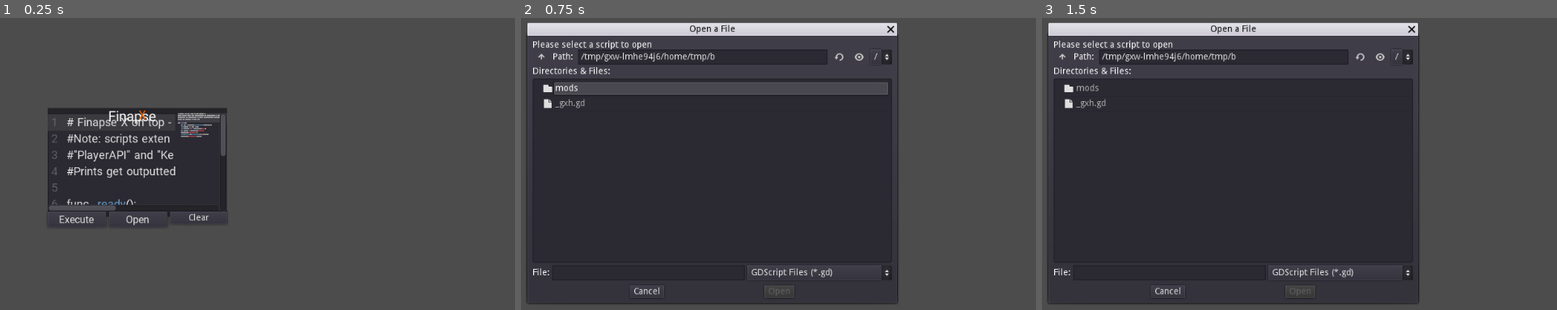
Above: before the commit, frames 1-3 (left to right).
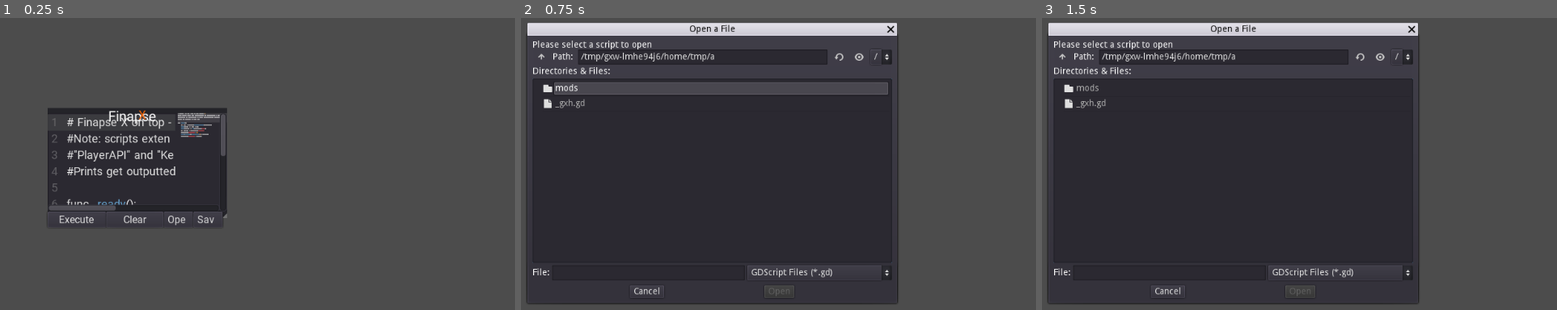
Above: after the commit, the same moments.

Repository: geringverdien/TeamFishnet
Game: Godot game, scene res://mods/eli.FinapseX/scenes/executor.tscn
Same seed, same stepped clock (60 frames per second), same inputs: the game is played once before the commit and once after it. The project has no main scene, so this scene is started directly.
Inputs (mouse positions are in pixels of both pictures, inside the frame that each line leads up to):
- Up to frame 1 (0.25 s): no input
- Up to frame 2 (0.75 s): click "Open" at 0.5 s
- Up to frame 3 (1.5 s): click (1248, 219) at 1.25 s, where only the run after the commit has a clickable "Save"

The runs differ from the first frame. In frame 1, 0.3% of the frame differs, in the area x 20-45%, y 66-72%; in frame 2, less than 0.1%; in frame 3, less than 0.1%.

Commit message:
Add files via upload

Diff:
--- a/Finapse X/Project/mods/eli.FinapseX/main.gd
+++ b/Finapse X/Project/mods/eli.FinapseX/main.gd
@@ -42,9 +42,6 @@
 
 """
 
-var readyFuncOverride = """func _ready():
-	while _finapseScript == null:
-		yield(get_tree(), "idle_frame")"""
 
 func _ready():
 	ui.visible = isOpen
@@ -99,8 +96,7 @@
 	storedInputEvents.clear()
 
 	for action in InputMap.get_actions():
-		if action == "toggle_finapse":
-			continue
+		if action == "toggle_finapse": continue
 		var events = InputMap.get_action_list(action)
 		storedInputEvents[action] = []
 
@@ -140,8 +136,7 @@
 
 func onClickExecute():
 	var text = textEdit.text
-	var overriddenText = text.replace("func _ready():", readyFuncOverride)
-	overriddenText = overriddenText.replace("print", "customPrnt")
+	var overriddenText = text.replace("print", "customPrnt")
 
 	loadstring(overriddenText)
 
@@ -152,7 +147,7 @@
 	var keywords = [
 		"extends", "func", "var", "if", "else", "while", "for", "in", "return", "class_name",
 		"const", "enum", "break", "continue", "pass", "match", "yield",
-		"tool", "signal", "export", "static"
+		"tool", "signal", "export", "static", "true", "false"
 	]
 	for keyword in keywords:
 		text_edit.add_keyword_color(keyword, KEYWORD_COLOR)
--- a/Finapse X/Project/mods/eli.FinapseX/scenes/executor.tscn
+++ b/Finapse X/Project/mods/eli.FinapseX/scenes/executor.tscn
@@ -1,8 +1,9 @@
-[gd_scene load_steps=8 format=2]
+[gd_scene load_steps=11 format=2]
 
 [ext_resource path="res://mods/eli.FinapseX/fonts/Roboto-Regular.ttf" type="DynamicFontData" id=1]
 [ext_resource path="res://mods/eli.FinapseX/scenes/draggable.gd" type="Script" id=2]
-[ext_resource path="res://mods/eli.FinapseX/scenes/Open.gd" type="Script" id=3]
+[ext_resource path="res://mods/eli.FinapseX/scenes/file buttons.gd" type="Script" id=3]
+[ext_resource path="res://mods/eli.FinapseX/scenes/resize.gd" type="Script" id=4]
 
 [sub_resource type="DynamicFont" id=1]
 size = 18
@@ -19,6 +20,15 @@
 
 [sub_resource type="DynamicFont" id=4]
 font_data = ExtResource( 1 )
+
+[sub_resource type="DynamicFont" id=5]
+font_data = ExtResource( 1 )
+
+[sub_resource type="StyleBoxFlat" id=6]
+bg_color = Color( 0.447059, 0.447059, 0.447059, 1 )
+corner_radius_top_left = 1000
+corner_detail = 1
+anti_aliasing = false
 
 [node name="CanvasLayer" type="CanvasLayer"]
 layer = 128
@@ -73,6 +83,7 @@
 text = "Finapse   "
 align = 1
 valign = 1
+clip_text = true
 __meta__ = {
 "_edit_use_anchors_": true
 }
@@ -85,48 +96,84 @@
 custom_fonts/font = SubResource( 3 )
 text = "X"
 align = 1
+clip_text = true
 __meta__ = {
 "_edit_use_anchors_": true
 }
 
 [node name="Execute" type="Button" parent="Control/Panel"]
-anchor_top = 0.952527
-anchor_right = 0.326271
-anchor_bottom = 1.0
+anchor_left = 0.000847458
+anchor_top = 0.950996
+anchor_right = 0.327118
+anchor_bottom = 0.998469
 custom_fonts/font = SubResource( 4 )
+shortcut_in_tooltip = false
 text = "Execute"
+clip_text = true
 __meta__ = {
 "_edit_use_anchors_": true
 }
 
 [node name="Open" type="Button" parent="Control/Panel"]
-anchor_left = 0.339831
-anchor_top = 0.952527
-anchor_right = 0.666102
-anchor_bottom = 1.0
+anchor_left = 0.649153
+anchor_top = 0.950996
+anchor_right = 0.811865
+anchor_bottom = 0.998469
 custom_fonts/font = SubResource( 4 )
 text = "Open"
+clip_text = true
+__meta__ = {
+"_edit_use_anchors_": true
+}
+
+[node name="Save" type="Button" parent="Control/Panel"]
+anchor_left = 0.81356
+anchor_top = 0.950996
+anchor_right = 0.976269
+anchor_bottom = 0.998469
+custom_fonts/font = SubResource( 4 )
+text = "Save"
+clip_text = true
 __meta__ = {
 "_edit_use_anchors_": true
 }
 
 [node name="Clear" type="Button" parent="Control/Panel"]
-anchor_left = 0.681356
-anchor_top = 0.952527
-anchor_right = 1.0
-anchor_bottom = 1.0
+anchor_left = 0.328814
+anchor_top = 0.950996
+anchor_right = 0.647458
+anchor_bottom = 0.998469
+custom_fonts/font = SubResource( 5 )
 text = "Clear"
+clip_text = true
 __meta__ = {
 "_edit_use_anchors_": true
 }
 
-[node name="FileDialog" type="FileDialog" parent="Control"]
+[node name="Resize" type="Panel" parent="Control/Panel"]
+anchor_left = 0.980508
+anchor_top = 0.964778
+anchor_right = 0.999153
+anchor_bottom = 0.996937
+margin_right = 1.0
+margin_bottom = 2.0
+custom_styles/panel = SubResource( 6 )
+script = ExtResource( 4 )
+__meta__ = {
+"_edit_use_anchors_": true
+}
+
+[node name="Control" type="Control" parent="Control/Panel"]
+margin_right = 40.0
+margin_bottom = 40.0
+
+[node name="OpenDialog" type="FileDialog" parent="Control"]
 anchor_left = 0.235938
 anchor_top = 0.244444
 anchor_right = 0.807292
 anchor_bottom = 0.952778
 popup_exclusive = true
-window_title = "Open"
+window_title = "Open a File"
 resizable = true
 dialog_text = "Please select a script to open"
 mode = 0
@@ -134,3 +181,16 @@
 __meta__ = {
 "_edit_use_anchors_": true
 }
+
+[node name="SaveDialog" type="FileDialog" parent="Control"]
+anchor_left = 0.235938
+anchor_top = 0.244444
+anchor_right = 0.807292
+anchor_bottom = 0.952778
+popup_exclusive = true
+resizable = true
+dialog_text = "Please select a script to save to"
+access = 2
+__meta__ = {
+"_edit_use_anchors_": true
+}
--- /dev/null
+++ b/Finapse X/Project/mods/eli.FinapseX/scenes/file buttons.gd
@@ -0,0 +1,45 @@
+extends Control
+
+onready var open_file_dialog = $OpenDialog
+onready var save_file_dialog = $SaveDialog
+onready var text_box = $Panel/TextEdit
+onready var open_button = $Panel/Open
+onready var save_button = $Panel/Save
+
+func _ready():
+	open_file_dialog.add_filter("*.gd ; GDScript Files")
+	save_file_dialog.add_filter("*.gd ; GDScript Files")
+
+	open_file_dialog.connect("file_selected", self, "_on_file_selected")
+	open_button.connect("pressed", self, "_on_open_file_button_pressed")
+
+	save_file_dialog.connect("file_selected", self, "_on_save_file_selected")
+	save_button.connect("pressed", self, "_on_save_file_button_pressed")
+
+func _on_open_file_button_pressed():
+	open_file_dialog.popup_centered()
+
+func _on_file_selected(path):
+	var file = File.new()
+	if file.file_exists(path):
+		if file.open(path, File.READ) == OK:
+			text_box.text = file.get_as_text()
+		else:
+			print("Failed to open file:", path)
+		file.close()
+	else:
+		print("File does not exist:", path)
+
+# Open the file dialog when the Save button is pressed
+func _on_save_file_button_pressed():
+	save_file_dialog.popup_centered()
+
+# Handle the file selection for saving
+func _on_save_file_selected(path):
+	var file = File.new()
+	if file.open(path, File.WRITE) == OK:
+		file.store_string(text_box.text)
+		file.close()
+		print("File saved successfully at:", path)
+	else:
+		print("Failed to save file at:", path)
--- /dev/null
+++ b/Finapse X/Project/mods/eli.FinapseX/scenes/resize.gd
@@ -0,0 +1,24 @@
+extends Panel
+
+var resizing = false
+var lastMousePos = Vector2()
+var lastSize = Vector2()
+
+onready var panel = get_parent()
+
+func _gui_input(event):
+	var mousePos = get_global_mouse_position()
+	if event is InputEventMouseButton:
+		if event.button_index == BUTTON_LEFT:
+			if event.pressed:
+				resizing = true
+				lastMousePos = mousePos
+			else:
+				resizing = false
+	elif event is InputEventMouseMotion and resizing:
+		var delta = mousePos - lastMousePos
+		var newSize = panel.rect_size + delta
+		panel.rect_size = newSize
+		panel.rect_size.x = max(panel.rect_size.x, 350)
+		panel.rect_size.y = max(panel.rect_size.y, 350)
+		lastMousePos = mousePos
Not shown, changed: Finapse X/Project/export_presets.cfg
